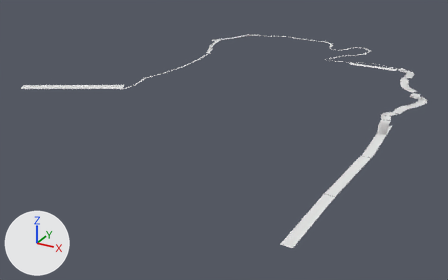
Renders of the OBJ model public/level1/collission.obj from each side of a commit.
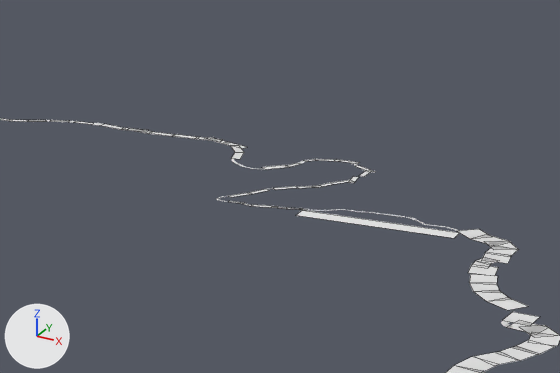
The first picture shows the older version from a camera (50 mm lens) standing at (10.9, -26.31, 7.39) and looking at (0.93, -8.17, -1.68). The close-ups show the older and then the newer version on the part from 58% to 95% of the width and 0% to 40% of the height of that picture. Only the edits that show in the close-ups are written down. The axes (+X, +Y, +Z) are drawn at lower left. The lights are the same throughout. The close-ups show mesh edges as thin lines. Where no turn or scale is listed for an object, it has been applied to the vertices.

The scene before the commit, as lines of its bpy script (objects in view):
```python
me_finish = bpy.data.meshes.new('finish')
me_finish.from_pydata([(3.51, -2.27, 0.0), (5.45, -2.27, 0.0), (3.51, -2.02, 0.0), (5.45, -2.02, 0.0)], [], [(0, 2, 3, 1)])
me_finish.materials.append(mat_material_001)  # white #e7e7e7
me_plane_091 = bpy.data.meshes.new('Plane.091')
me_plane_091.from_pydata([(1.551, 0.501, 0.0), (1.226, 0.665, 0.0), (1.605, 0.609, 0.0), (1.281, 0.772, 0.0)], [], [(0, 1, 3, 2)])
ob_finish = bpy.data.objects.new('finish', me_finish)
ob_finish.location = (0.0, 0.0, 0.0)
ob_plane_091 = bpy.data.objects.new('Plane.091', me_plane_091)
ob_plane_091.location = (0.0, 0.0, 0.0)
```
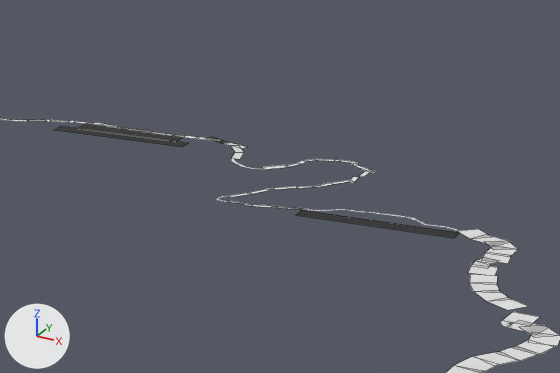
What changed in the scene script:
```text
Add img_landtex_png:
    img_landtex_png = load_image('landtex.png', '../landtex.png', 767, 90, 'sRGB')
Add mat_material_002:
    mat_material_002 = principled_material('Material.002')
    mat_material_002.texture = img_landtex_png
Change me_finish:
    where me_finish.from_pydata(...)  # 4 vertices, 1 face; spans x 3.51..5.45, y -2.27..-2.02, z 0.0
    remove me_finish.materials.append(mat_material_001)  # white #e7e7e7
    add me_finish.materials.append(mat_material_002)  # picture img_landtex_png
Change me_plane_091:
    used by ob_plane_091; location = (0.0, 0.0, 0.0)
    verts and faces of me_plane_091; kept vertices keep their numbers, new ones are numbered from 4
    remove me_plane_091.from_pydata(...)  # 4 vertices, 1 face; spans x 1.226..1.605, y 0.501..0.772, z 0.0
    add me_plane_091.from_pydata(...)  # 4 vertices, 1 face; spans x -0.539..0.949, y 0.271..0.646, z 0.0
    me_plane_091 part 1
    add verts[4] = (0.949, 0.646, 0.0)  # pixel (185, 136)
    add verts[5] = (-0.539, 0.646, 0.0)  # pixel (86, 123)
    add verts[6] = (0.949, 0.271, 0.0)  # pixel (175, 142)
    add verts[7] = (-0.539, 0.271, 0.0)  # pixel (75, 129)
    add faces += [(4, 6, 7, 5)]
    other edits to the shape of me_plane_091 do not show in these pictures
    add me_plane_091.materials.append(mat_material_002)  # picture img_landtex_png
Add me_plane_157:
    me_plane_157.from_pydata([(1.543, 0.507, 0.0), (1.226, 0.684, 0.0), (1.602, 0.612, 0.0), (1.285, 0.79, 0.0)], [], [(0, 1, 3, 2)])
    me_plane_157.materials.append(mat_material_002)  # picture img_landtex_png
Add me_plane_156:
    me_plane_156.from_pydata([(1.13, 0.32, 0.0), (-0.79, 0.32, 0.0), (1.13, 0.07, 0.0), (-0.79, 0.07, 0.0)], [], [(0, 2, 3, 1)])
    me_plane_156.materials.append(mat_material_002)  # picture img_landtex_png
Add ob_plane_157:
    ob_plane_157 = bpy.data.objects.new('Plane.157', me_plane_157)
    ob_plane_157.location = (0.0, 0.0, 0.0)
Add ob_plane_156:
    ob_plane_156 = bpy.data.objects.new('Plane.156', me_plane_156)
    ob_plane_156.location = (0.0, 0.0, 0.0)
```

Location of each change, (x1, y1, x2, y2) in pixels of the close-ups (560 x 373 px):
'finish', recoloured (white to black): (297, 210, 459, 238) in both
'Plane.091', reshaped: before (209, 137, 229, 144); after (77, 124, 183, 142)
'Plane.156', added: after (55, 126, 188, 147)
'Plane.157', added: after (208, 137, 229, 144)
part 1 of me_plane_091, added: after (77, 124, 183, 142)
